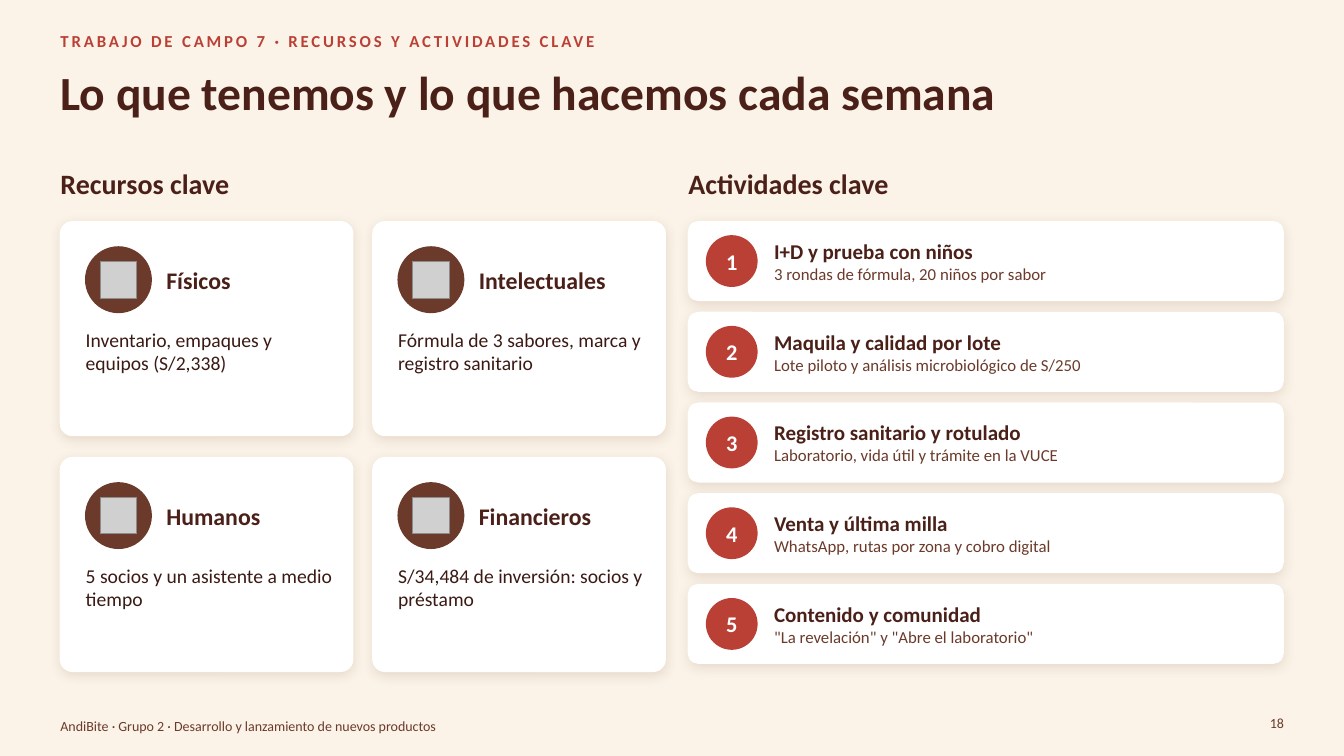
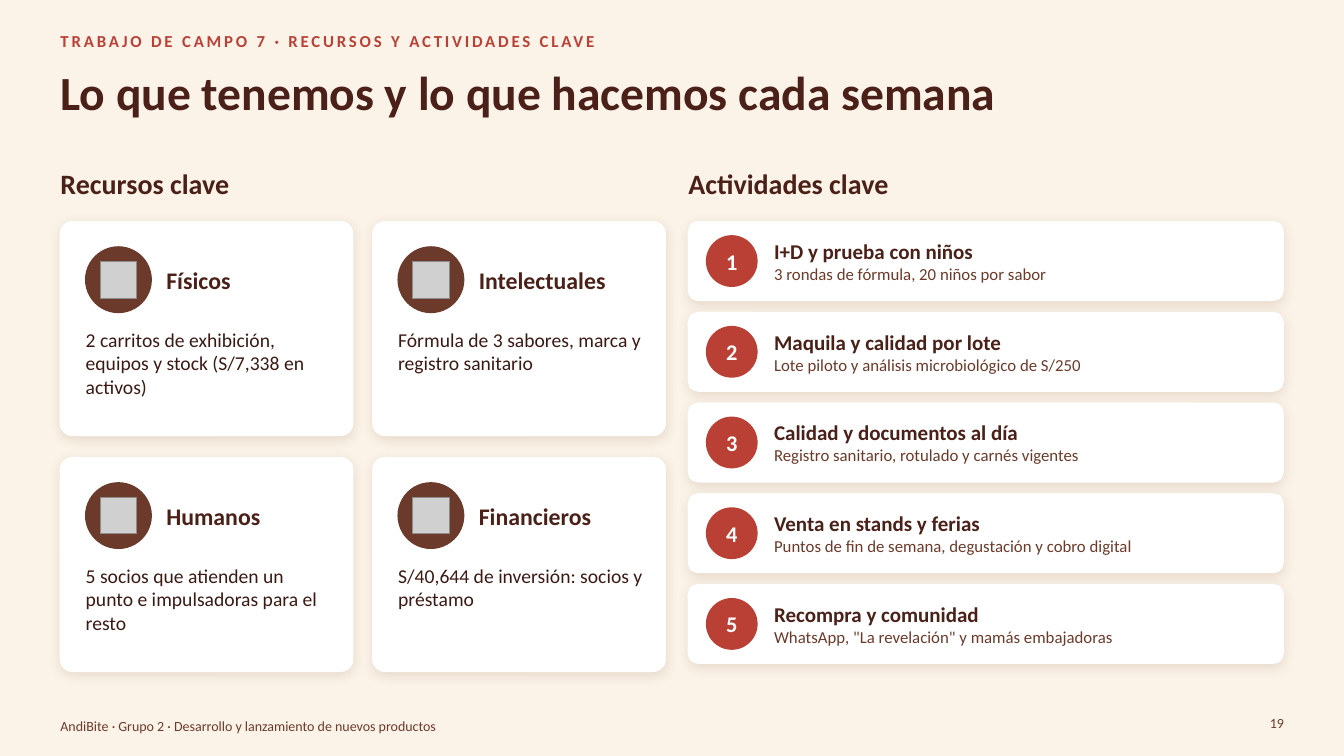
Before and after one commit to Darknow-web/Desarrollo-y-lanzamiento-de-producto-y-marca, a slide deck: slide 19 of 04-reformulacion/TC5-8/TC5-8-AndiBite.pptx (slide 18 before the commit). Drawn at 1344x756 pixels with LibreOffice and Linux fonts; fonts in the diff are those of the drawing; grey boxes stand for pictures; background and template pictures are left out. Boxes give left, top, right and bottom in pixels: in the first picture for what was removed or moved away, otherwise in the second. Text is boxed around its words. In the diff, an @@ line names an element or a change of style, - is before the commit and + after.

```diff
--- a/04-reformulacion/TC5-8/TC5-8-AndiBite.pptx
+++ b/04-reformulacion/TC5-8/TC5-8-AndiBite.pptx
@@ text at bbox=[86, 333, 304, 397]: text changed @@
-Inventario, empaques y equipos (S/2,338)
+2 carritos de exhibición, equipos y stock (S/7,338 en activos)
@@ text at bbox=[774, 425, 1079, 464]: text changed @@
-Registro sanitario y rotulado
-Laboratorio, vida útil y trámite en la VUCE
+Calidad y documentos al día
+Registro sanitario, rotulado y carnés vigentes
@@ text at bbox=[774, 516, 1132, 555]: text changed @@
-Venta y última milla
-WhatsApp, rutas por zona y cobro digital
+Venta en stands y ferias
+Puntos de fin de semana, degustación y cobro digital
@@ text at bbox=[86, 569, 317, 630]: text changed @@
-5 socios y un asistente a medio tiempo
+5 socios que atienden un punto e impulsadoras para el resto
@@ text at bbox=[398, 569, 642, 609]: text changed @@
-S/34,484 de inversión: socios y préstamo
+S/40,644 de inversión: socios y préstamo
@@ text at bbox=[774, 607, 1112, 646]: text changed @@
-Contenido y comunidad
-"La revelación" y "Abre el laboratorio"
+Recompra y comunidad
+WhatsApp, "La revelación" y mamás embajadoras
@@ page number at bbox=[1270, 719, 1284, 728]: text changed @@
-18
+19
```
Also in this commit, not shown: 18 other slides changed, 2 slides added, 3 other files.
